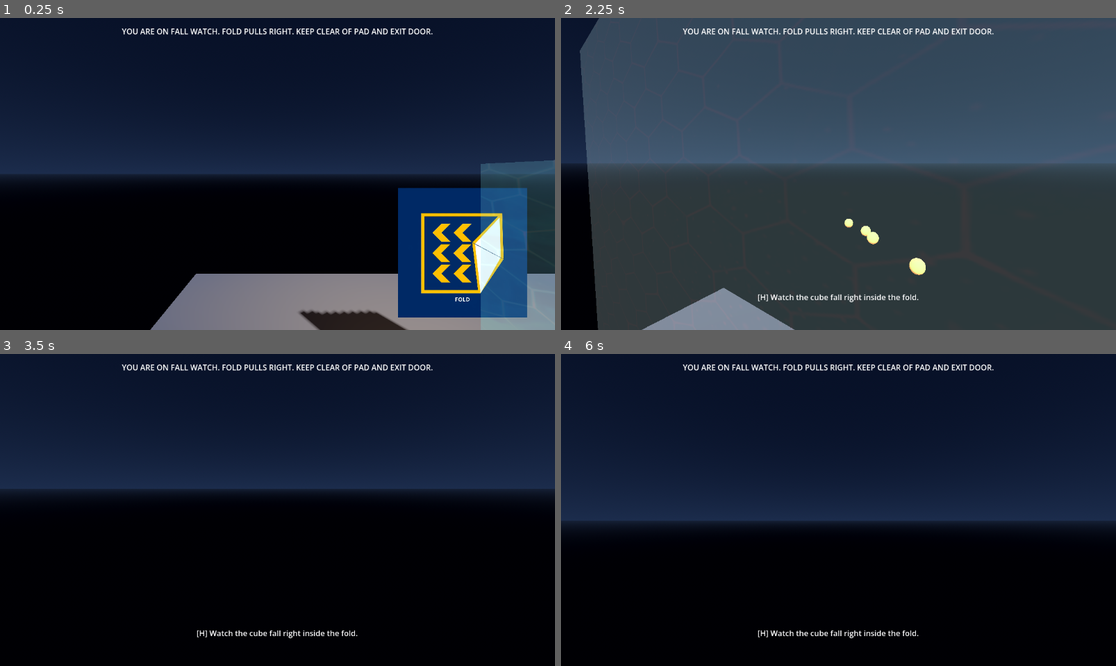
Above: before the commit, frames 1-4 (two rows, left to right).
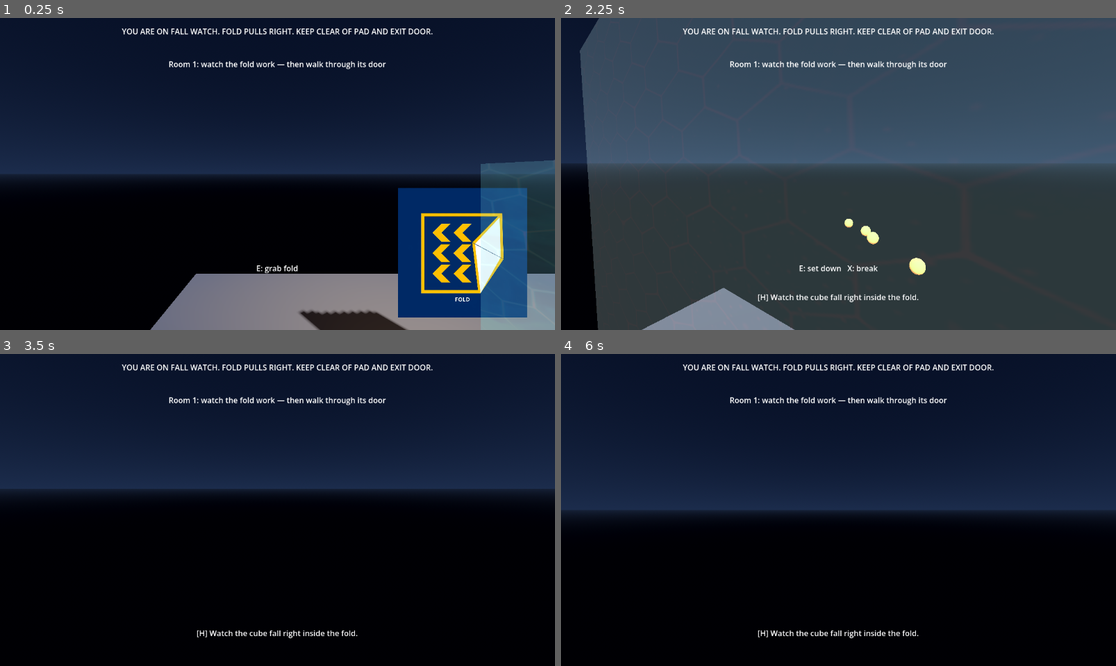
Above: after the commit, the same moments.

Repository: phsuroviec/gravit
Game: Godot game, scene res://main.tscn
Same seed, same stepped clock (60 frames per second), same inputs: the game is played once before the commit and once after it.
Inputs (mouse positions are in pixels of both pictures, inside the frame that each line leads up to):
- Up to frame 1 (0.25 s): no input
- Up to frame 2 (2.25 s): tap Enter (ui_accept) at 0.5, 0.77, 1.52 s; move the mouse to (960, 158) at 0.52 s; hold Right (ui_right) 0.53-1.28 s; tap T at 0.6 s; click (960, 158) at 0.67 s; move the mouse to (810, 174) at 1.27 s; hold Up (ui_up) from 1.28 s (still down); tap H at 1.35 s; move the mouse to (849, 167) at 2.02 s; tap E at 2.1 s
- Up to frame 3 (3.5 s): keep holding Up (ui_up); move the mouse to (271, 516) at 2.77 s; tap X at 2.85 s; tap Enter (ui_accept) at 3.02 s
- Up to frame 4 (6 s): tap Enter (ui_accept) at 3.5, 3.77, 4.52, 5, 5.75 s; move the mouse to (877, 513) at 3.52 s; tap R at 3.6 s; tap Escape (ui_cancel) at 4.15 s; move the mouse to (794, 506) at 4.27 s; tap T at 4.35 s; move the mouse to (844, 510) at 5.02 s; tap H at 5.1 s; move the mouse to (816, 503) at 5.77 s; release Up (ui_up) at 5.78 s; hold Right (ui_right) from 5.78 s (still down); tap E at 5.85 s

The runs differ from the first frame. In frame 1, 0.5% of the frame differs, in the area x 30-70%, y 13-82%; in frame 2, 0.5%; in frame 3, 0.4%; in frame 4, 4.4%, in the area x 0-100%, y 13-55%.

Commit message:
T17: Esc frees mouse, WASD, prompts, objectives, manual

Diff:
--- a/game/hud.tscn
+++ b/game/hud.tscn
@@ -37,6 +37,23 @@
 
 [node name="Chime" type="AudioStreamPlayer" parent="."]
 
+[node name="Prompt" type="Label" parent="."]
+visible = false
+anchors_preset = 12
+anchor_top = 1.0
+anchor_right = 1.0
+anchor_bottom = 1.0
+offset_top = -140.0
+offset_bottom = -108.0
+horizontal_alignment = 1
+
+[node name="Objective" type="Label" parent="."]
+anchors_preset = 10
+anchor_right = 1.0
+offset_top = 84.0
+offset_bottom = 116.0
+horizontal_alignment = 1
+
 [node name="Complete" type="Label" parent="."]
 visible = false
 anchors_preset = 8
--- a/game/scripts/hud.gd
+++ b/game/scripts/hud.gd
@@ -10,6 +10,13 @@
 var _hint_index := {}
 var _last_room := ""
 var _brief_until_ms := 0
+
+const OBJECTIVES := {
+	"room1": "Room 1: watch the fold work — then walk through its door",
+	"room2": "Room 2: carry the frozen fold to the plate  [E grab · X break]",
+	"room3": "Room 3: break the inner fold where the outer throws west",
+	"room4": "Room 4: ride the updraft through the gate",
+}
 
 func _ready() -> void:
 	GameState.run_start_ms = Time.get_ticks_msec()
@@ -59,6 +66,23 @@
 	if timer_unlocked():
 		($Timer as Label).text = _fmt(Time.get_ticks_msec() - GameState.run_start_ms)
 	_track_room()
+	_prompt()
+
+# Context verb hint: what E/X would do right now, if anything.
+func _prompt() -> void:
+	var label := $Prompt as Label
+	var p = _player()
+	if p == null or not (p as Node).has_method("nearest_fold"):
+		label.visible = false
+		return
+	if (p as Node).get("carried_fold") != null:
+		label.text = "E: set down   X: break"
+		label.visible = true
+	elif p.call("nearest_fold") != null:
+		label.text = "E: grab fold"
+		label.visible = true
+	else:
+		label.visible = false
 
 # Briefing card on room entry: generated text, shown 6 s, never blocks play.
 func _track_room() -> void:
@@ -71,6 +95,7 @@
 	_last_room = id
 	($Brief as Label).text = GameText.briefing(id)
 	($Brief as Label).visible = true
+	($Objective as Label).text = str(OBJECTIVES.get(id, ""))
 	_brief_until_ms = Time.get_ticks_msec() + 6000
 
 func _unhandled_input(event: InputEvent) -> void:
--- a/game/scripts/player.gd
+++ b/game/scripts/player.gd
@@ -38,6 +38,9 @@
 	cam.rotation.x = clampf(cam.rotation.x - rel.y * mouse_sens, -pitch_limit, pitch_limit)
 
 func _unhandled_input(event: InputEvent) -> void:
+	if event.is_action_pressed("ui_cancel"):
+		Input.mouse_mode = Input.MOUSE_MODE_VISIBLE
+		return
 	if event is InputEventMouseMotion and Input.mouse_mode == Input.MOUSE_MODE_CAPTURED:
 		apply_look((event as InputEventMouseMotion).relative)
 	elif event is InputEventMouseButton and Input.mouse_mode != Input.MOUSE_MODE_CAPTURED:
@@ -141,8 +144,13 @@
 	var g := scope_gravity()
 	var cf := FoldScope.applied_clock_factor(self, active_scopes)
 	align_to_gravity(g)
-	# Arrows / left stick: Up is forward.
+	# Arrows / left stick: Up is forward. WASD rides along, same vector.
 	var iv := Input.get_vector("ui_left", "ui_right", "ui_up", "ui_down")
+	iv += Vector2(
+		float(Input.is_physical_key_pressed(KEY_D)) - float(Input.is_physical_key_pressed(KEY_A)),
+		float(Input.is_physical_key_pressed(KEY_S)) - float(Input.is_physical_key_pressed(KEY_W)))
+	if iv.length() > 1.0:
+		iv = iv.normalized()
 	_stick_look(delta)
 	var wish := global_transform.basis * Vector3(iv.x, 0.0, iv.y)
 	wish -= up_direction * wish.dot(up_direction)
--- a/game/tests/controller_check.gd
+++ b/game/tests/controller_check.gd
@@ -36,6 +36,8 @@
 		Input.parse_input_event(ev)
 	if frames == 35:
 		_check(absf(player.rotation.y - yaw0) > 0.05, "(c) right stick looks")
+		_check($HUD.get_node("Objective").text != "", "(c) objective shows")
+		_check($HUD.get_node("Prompt").visible, "(c) grab prompt shows near fold")
 		var off := InputEventJoypadMotion.new()
 		off.device = 0
 		off.axis = JOY_AXIS_RIGHT_X
Not shown, added: .ccgram-uploads/photo_20261027_143333_AQAD8RFr.jpg
Not shown, changed: docs/godot-setup.md
Not shown, added: docs/manual.md
Not shown, added: tickets/t17.md
